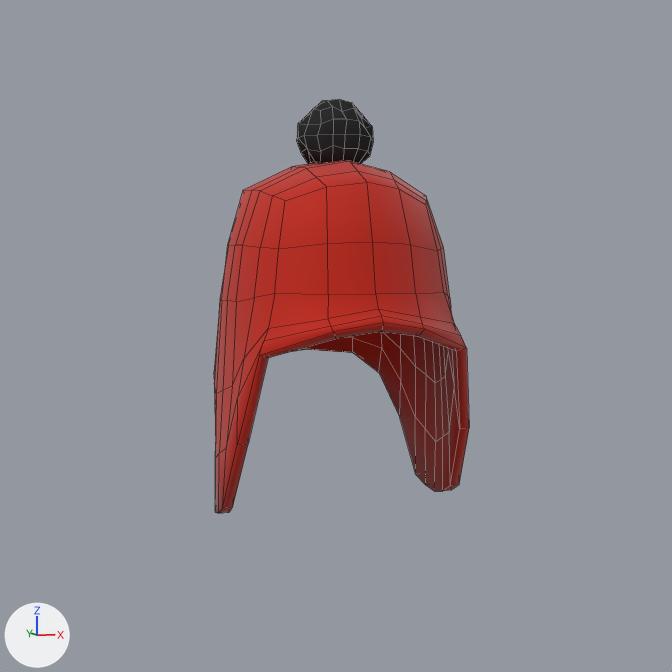
A saved change to the Blender file Unity/Assets/Models/beanie_cap_inspect.blend.
Camera for both pictures: the file's camera 'Camera'. The axes (+X, +Y, +Z) are drawn at lower left. The lights are the same throughout. Mesh edges are drawn as thin lines.

The first picture shows 'KnitCap'.
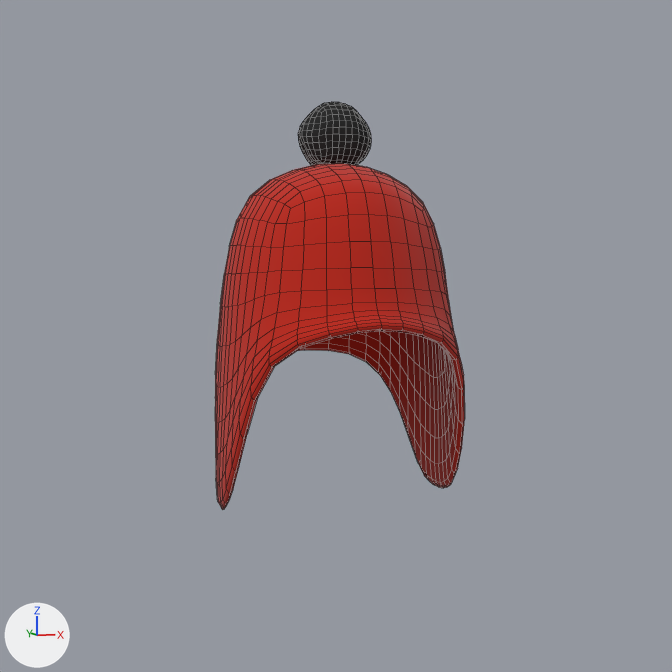
Where the change shows, as pixel boxes (x1, y1, x2, y2) in the pictures (672 x 672 px):
```json
{"object": "KnitCap", "change": "modifiers changed", "before": [214, 99, 469, 513], "after": [215, 102, 465, 510]}
```

Scene script edits in JSON lines:
```json
{"op": "add", "block": "ob_knitcap", "code": "_m = ob_knitcap.modifiers.new('Subdivision', 'SUBSURF')"}
{"op": "add", "block": "ob_knitcap", "code": "_m.render_levels = 1"}
```
